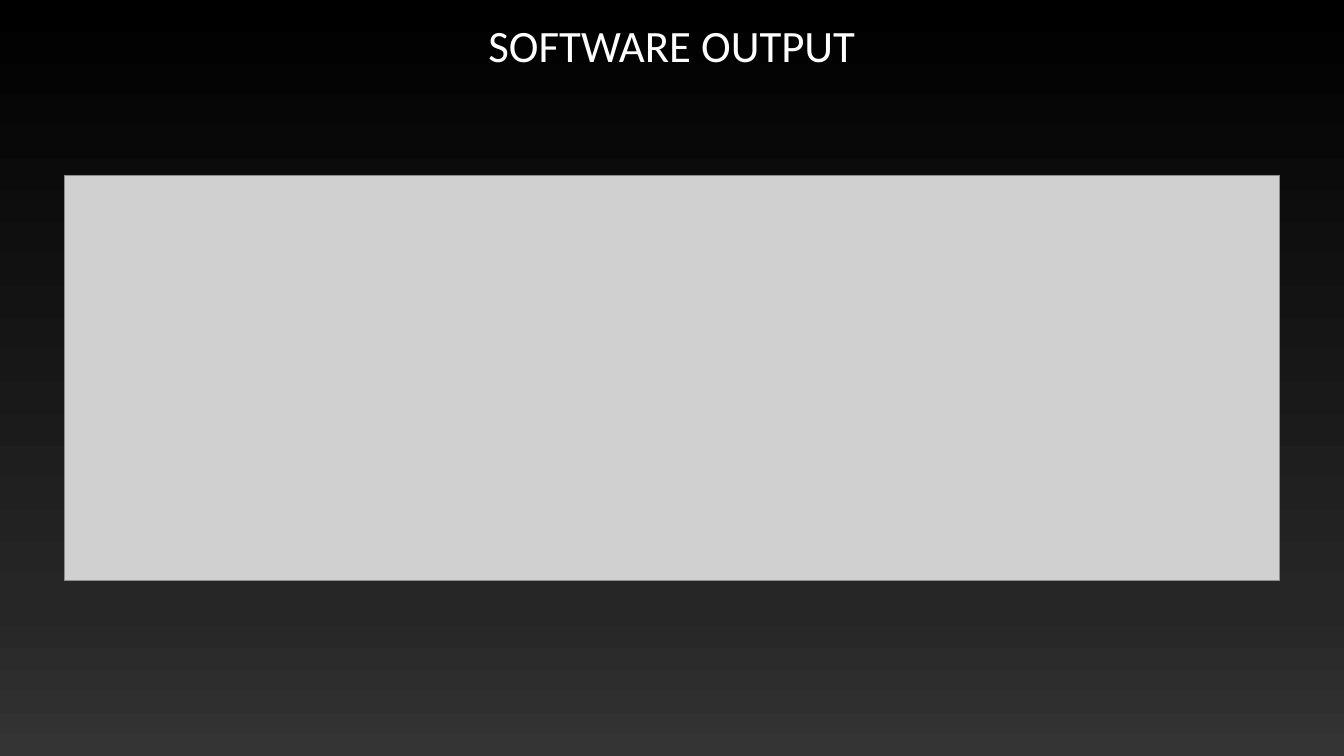
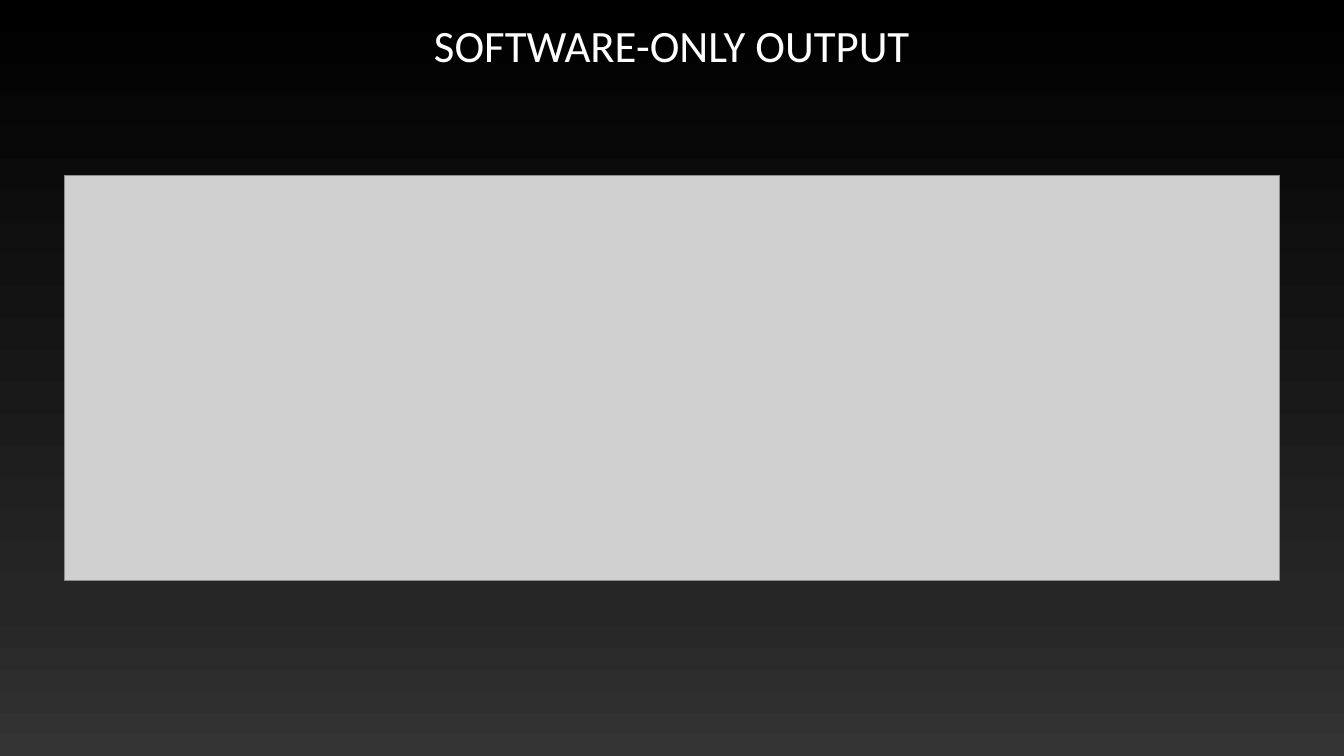
Before and after one commit to Maximus32/Reconfig-Canny, a slide deck: slide 8 of Deliverables/Canny edge detection – fpga speedup.pptx (slide 9 before the commit). Drawn at 1344x756 pixels with LibreOffice and Linux fonts; fonts in the diff are those of the drawing; grey boxes stand for pictures. Boxes give left, top, right and bottom in pixels: in the first picture for what was removed or moved away, otherwise in the second. Text is boxed around its words. In the diff, an @@ line names an element or a change of style, - is before the commit and + after.

```diff
--- a/Deliverables/Canny edge detection – fpga speedup.pptx
+++ b/Deliverables/Canny edge detection – fpga speedup.pptx
@@ title at (434,33,909,63): text changed @@
-SOFTWARE OUTPUT
+SOFTWARE-ONLY OUTPUT
```
Also in this commit, not shown: 5 other slides changed, 5 slides added, 6 slides removed.
